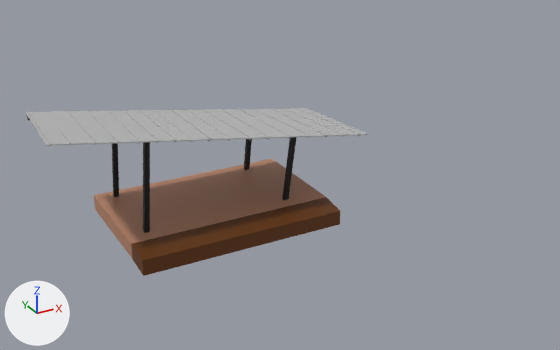
A saved change to the FBX model Assets/MotherDuckLEVELS/Team01_theFeds/Meshes/h-stage.fbx.
Before and after are seen from a camera (50 mm lens) standing at (-0.96, -5.07, 3.02) and looking at (2.1, 0.49, 0.24). Every picture has the same lights, and +X, +Y and +Z are marked at lower left. Where no turn or scale is listed for an object, it has been applied to the vertices.

The first picture shows 'h_stage'.
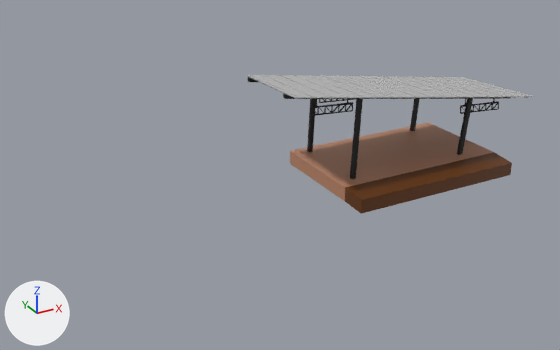
The edits, one by one:
me_mesh is used by ob_h_stage; location (1.362, 0.459, 0.541).
me_mesh had 356 vertices, 264 faces and spanned x -1.34..1.34, y -0.64..0.64, z -0.54..0.54.
me_mesh now has 1004 vertices, 729 faces and spans x -1.34..1.34, y -0.64..0.64, z 0.0..1.08.
me_mesh part 1: the loose piece of 8 vertices spanning x -1.3..-1.25, y -0.42..0.6, z 0.45..0.54 is moved by (0.0, 0.01, 0.52).
me_mesh part 2: the loose piece of 8 vertices spanning x 0.63..0.76, y -0.25..-0.19, z -0.41..0.15 is moved by (0.0, 0.0, 0.54).
me_mesh part 3: the loose piece of 8 vertices spanning x -0.63..-0.52, y -0.24..-0.16, z -0.41..0.34 is moved by (0.0, 0.0, 0.54).
me_mesh part 4: the loose piece of 8 vertices spanning x 0.63..0.74, y 0.51..0.57, z -0.41..0.1 is moved by (0.0, 0.0, 0.54).
me_mesh part 5: the loose piece of 8 vertices spanning x -0.64..-0.54, y 0.51..0.59, z -0.41..0.29 is moved by (0.0, 0.0, 0.54).
me_mesh part 6: the loose piece of 8 vertices spanning x -1.3..1.25, y -0.23..-0.15, z 0.07..0.5 is moved by (0.0, 0.0, 0.54).
me_mesh part 7: the loose piece of 8 vertices spanning x 0.22..0.25, y -0.44..0.58, z 0.23..0.32 is moved by (0.0, 0.0, 0.54).
me_mesh part 8: the loose piece of 8 vertices spanning x 0.92..0.93, y -0.45..0.57, z 0.13..0.21 is moved by (0.0, 0.0, 0.54).
me_mesh part 9: the loose piece of 8 vertices spanning x 0.76, y -0.45..0.58, z 0.16..0.24 is moved by (0.0, 0.0, 0.54).
me_mesh part 10: the loose piece of 8 vertices spanning x 0.57..0.61, y -0.44..0.58, z 0.18..0.26 is moved by (0.0, 0.0, 0.54).
me_mesh part 11: the loose piece of 8 vertices spanning x 0.38..0.44, y -0.44..0.58, z 0.2..0.29 is moved by (0.0, 0.0, 0.54).
me_mesh part 12: the loose piece of 8 vertices spanning x -1.34..1.34, y -0.45..0.6, z 0.06..0.54 is moved by (0.0, 0.0, 0.54).
me_mesh part 13: 14 loose pieces with 116 vertices, spanning x -1.31..1.25, y -0.64..0.64, z -0.54..0.53, are deleted.
me_mesh part 14: 764 vertices added at x -1.3..1.25, y -0.64..0.64, z 0.0..1.08.
Object 'h_stage' (ob_h_stage) moves from (1.362, 0.459, 0.541) to (3.376, 0.539, 0.0).

Pixel boxes (x1, y1, x2, y2) of what changed, in the pictures (560 x 350 px; the box of a moved part takes in the faces that stretch with it):
'h_stage', reshaped, moved (17% narrower, 17% shorter)
    before: (25, 108, 369, 276)
    after: (247, 74, 534, 214)
part 1 of me_mesh, moved or reshaped
    before: (27, 112, 50, 143)
    after: (248, 76, 298, 99)
part 2 of me_mesh, moved or reshaped
    before: (282, 137, 296, 200)
    after: (457, 99, 473, 155)
part 3 of me_mesh, moved or reshaped
    before: (143, 142, 150, 233)
    after: (350, 99, 363, 179)
part 4 of me_mesh, moved or reshaped
    before: (244, 139, 252, 170)
    after: (410, 99, 420, 131)
part 5 of me_mesh, moved or reshaped
    before: (112, 143, 119, 197)
    after: (307, 99, 316, 152)
part 6 of me_mesh, moved or reshaped (not visible before)
    after: (283, 93, 511, 99)
part 7 of me_mesh, moved or reshaped
    before: (202, 109, 251, 138)
    after: (382, 76, 446, 97)
part 8 of me_mesh, moved or reshaped
    before: (270, 108, 327, 135)
    after: (434, 76, 502, 96)
part 9 of me_mesh, moved or reshaped
    before: (253, 108, 310, 136)
    after: (421, 76, 489, 96)
part 10 of me_mesh, moved or reshaped
    before: (240, 109, 289, 136)
    after: (410, 76, 474, 96)
part 11 of me_mesh, moved or reshaped
    before: (221, 109, 269, 137)
    after: (396, 76, 458, 96)
part 12 of me_mesh, moved or reshaped
    before: (25, 108, 369, 146)
    after: (247, 75, 534, 98)
part 13 of me_mesh, deleted (brown)
    before: (45, 108, 360, 276)
part 14 of me_mesh, added (brown)
    after: (248, 74, 528, 214)
